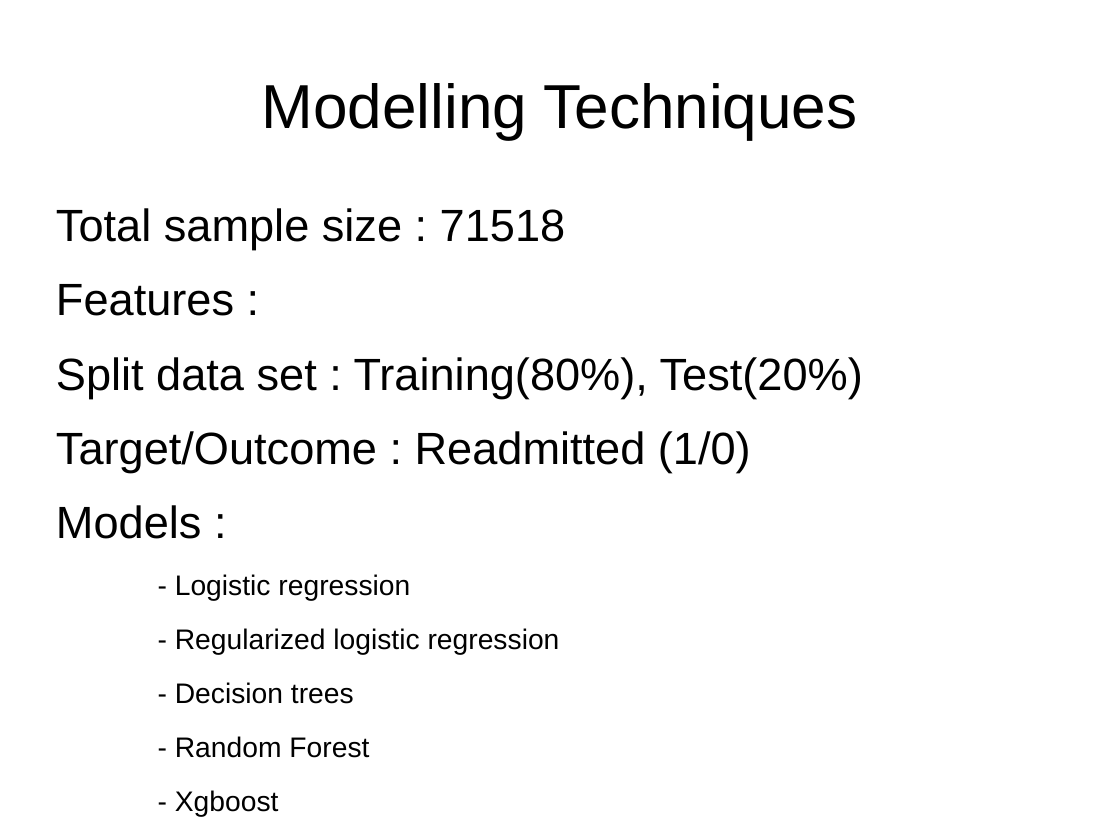
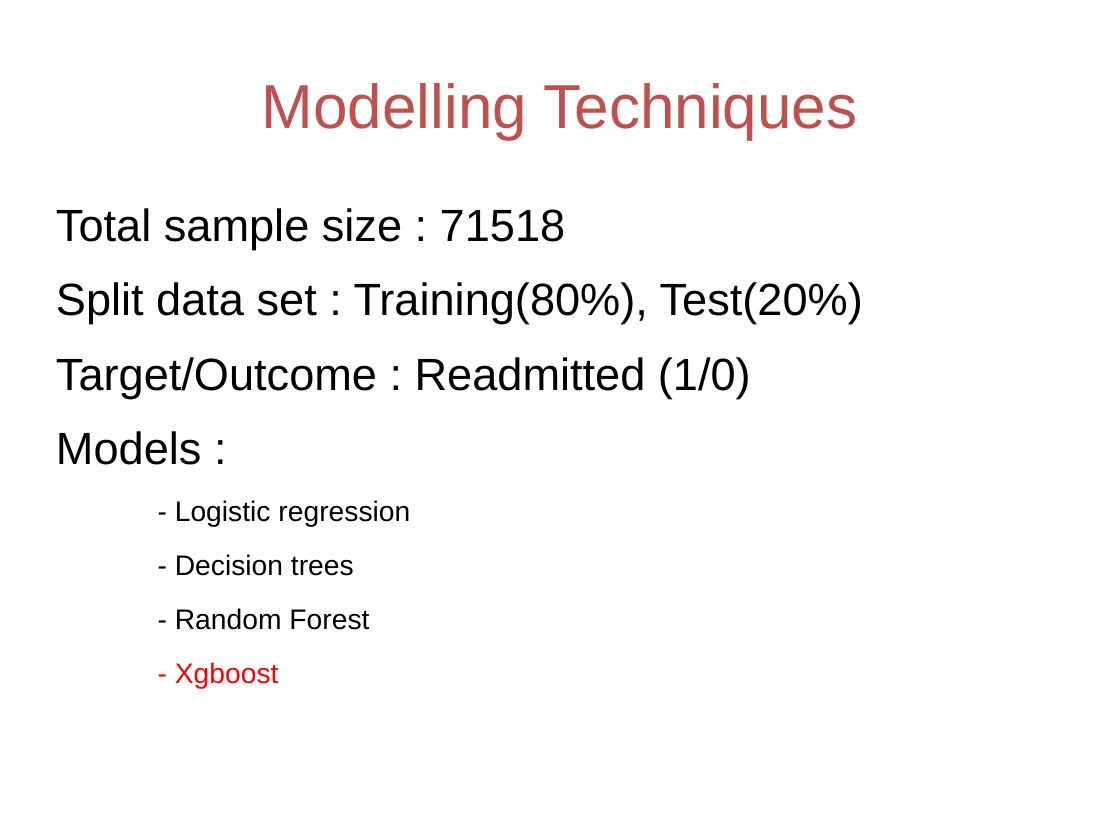
Before and after one commit to Anushi/hospital_readmissions, a slide deck: slide 7 of Project_presentation_Anushi.pptx. Drawn at 1120x840 pixels with LibreOffice and Linux fonts; fonts in the diff are those of the drawing. Boxes give left, top, right and bottom in pixels: in the first picture for what was removed or moved away, otherwise in the second. Text is boxed around its words. In the diff, an @@ line names an element or a change of style, - is before the commit and + after.

```diff
--- a/Project_presentation_Anushi.pptx
+++ b/Project_presentation_Anushi.pptx
@@ title "Modelling Techniques" at <box>262,83,857,139</box>: text colour #000000 to #C0504D @@
@@ text at <box>56,284,234,316</box>: paragraph removed @@
-Features :
@@ text at <box>175,628,560,655</box>: paragraph removed @@
-- Regularized logistic regression
@@ text at <box>175,662,279,689</box>: text colour #000000 to #FF0000 in "- Xgboost" @@
```
Also in this commit, not shown: 7 other slides changed, 3 slides added, 1 slide removed, 2 other files.
